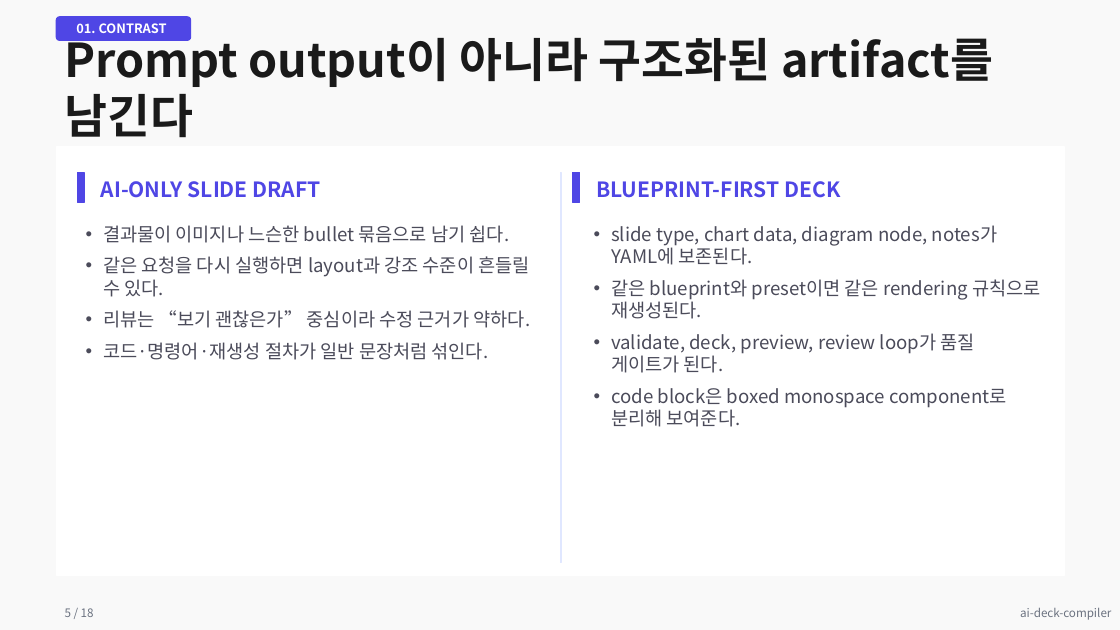
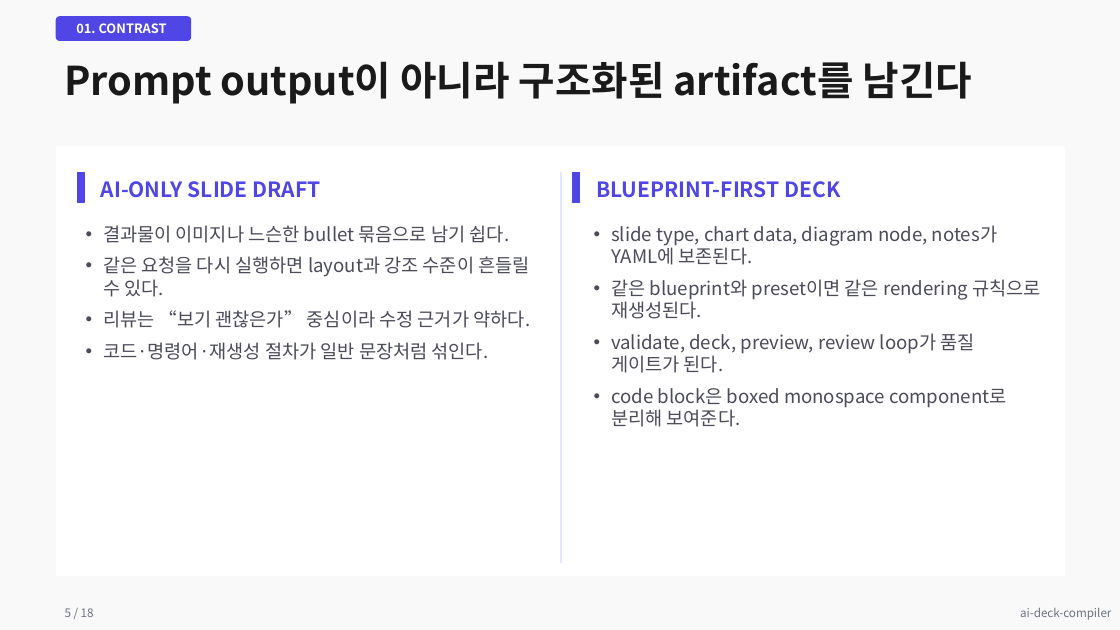
Before and after one commit to kyungseo/ai-deck-compiler, a slide deck: slide 5 of examples/results/showcase-modern-light.pptx. Drawn at 1120x630 pixels with LibreOffice and Linux fonts; fonts in the diff are those of the drawing. Boxes give left, top, right and bottom in pixels: in the first picture for what was removed or moved away, otherwise in the second. Text is boxed around its words. In the diff, an @@ line names an element or a change of style, - is before the commit and + after.

```diff
--- a/examples/results/showcase-modern-light.pptx
+++ b/examples/results/showcase-modern-light.pptx
@@ text "Prompt output이 아니라 구조화된 artifact를 ..." at (x1=65, y1=61, x2=972, y2=104): size 40 to 34 pt; vertical alignment middle to top @@
```
Also in this commit, not shown: 3 other slides changed, 17 other files.
